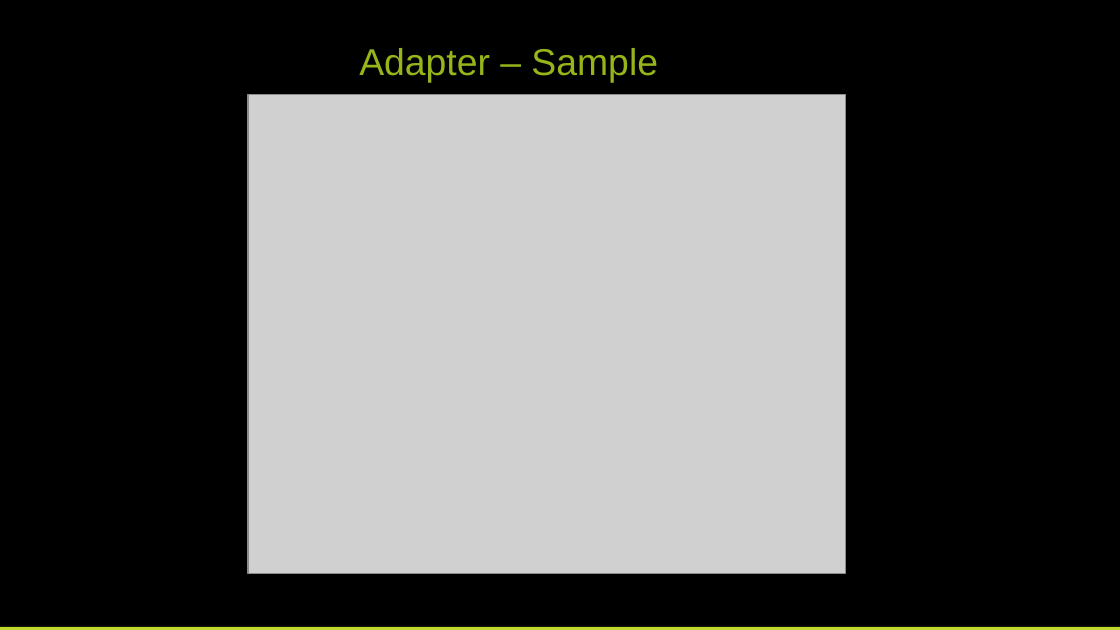
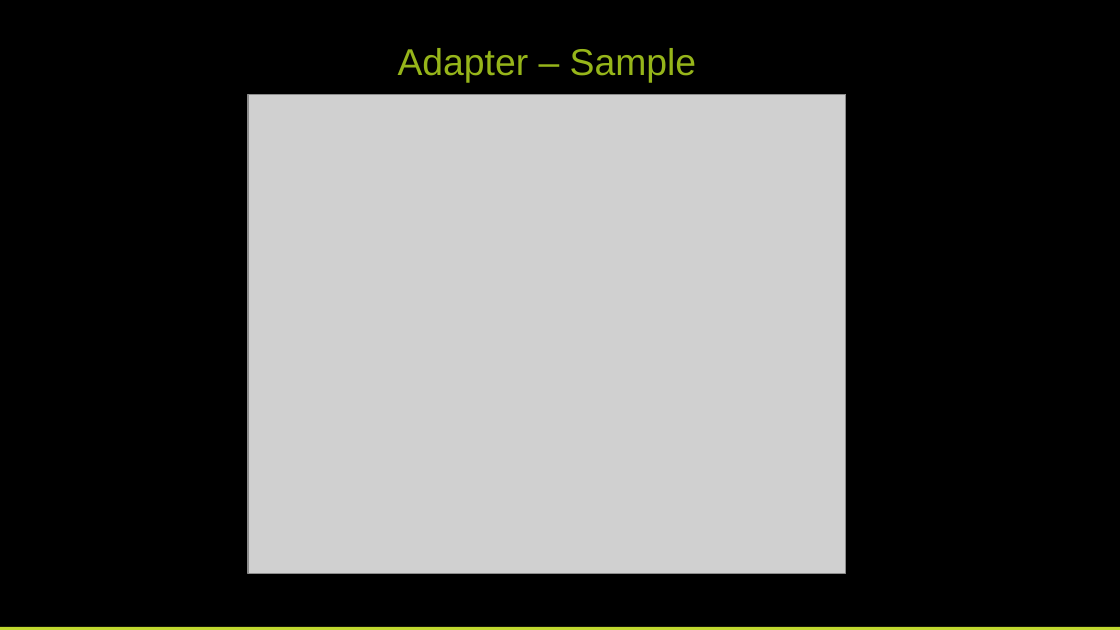
Before and after one commit to pcastellanos/TeamTraining, a slide deck: slide 11 of Design Patterns/Design Patterns.pptx. Drawn at 1120x630 pixels with LibreOffice and Linux fonts; fonts in the diff are those of the drawing; grey boxes stand for pictures. Boxes give left, top, right and bottom in pixels: in the first picture for what was removed or moved away, otherwise in the second. Text is boxed around its words. In the diff, an @@ line names an element or a change of style, - is before the commit and + after.

```diff
--- a/Design Patterns/Design Patterns.pptx
+++ b/Design Patterns/Design Patterns.pptx
@@ text "Adapter – Sample": place and size @@
-text "Adapter – Sample" at [359,48,658,82]
+text "Adapter – Sample" at [398,48,697,82]
```
Also in this commit, not shown: 1 other slide changed, 4 slides added.
